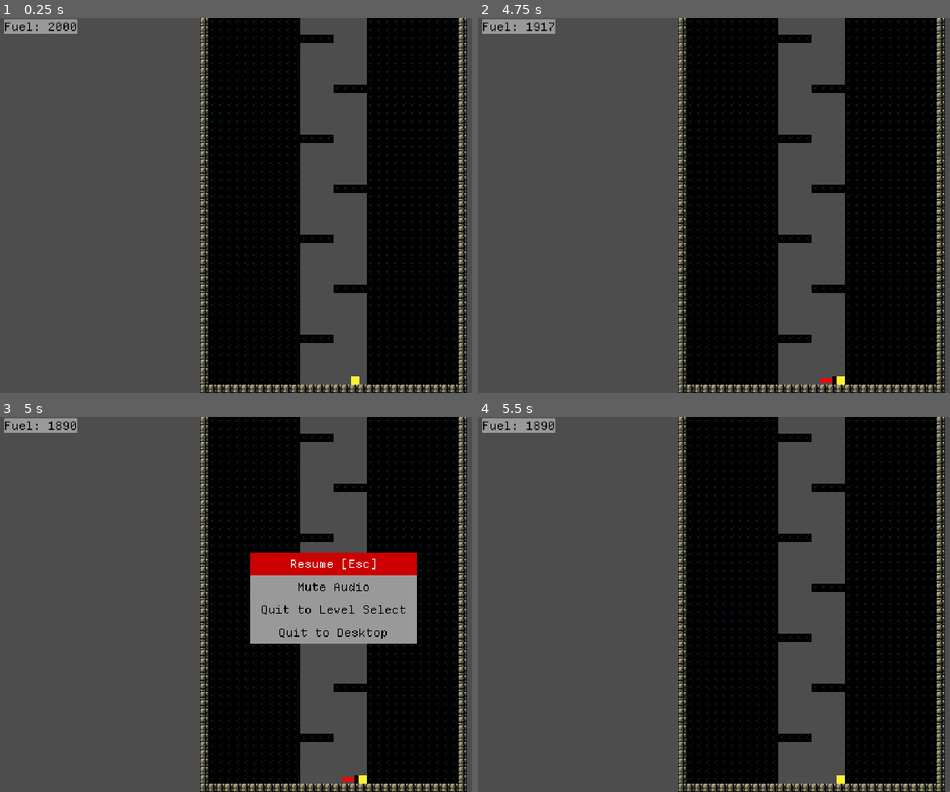
Above: before the commit, frames 1-4 (two rows, left to right).
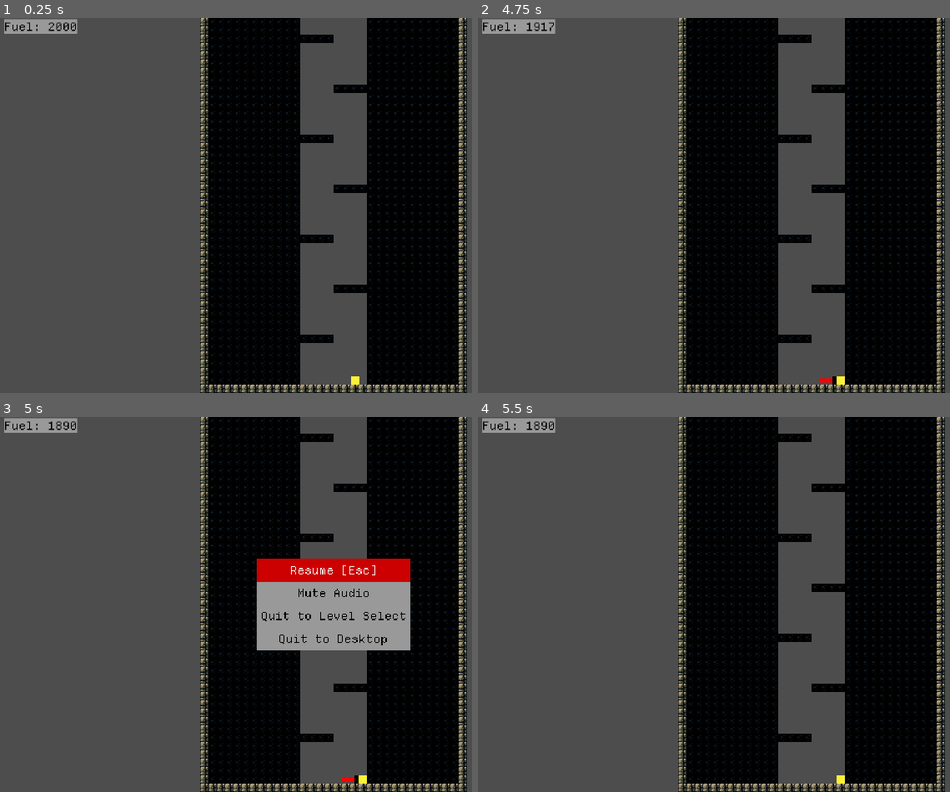
Above: after the commit, the same moments.

Repository: OSGH-web/balloon-movement-demo
Game: Godot game, scene res://levels/level-ben-1-1-tunnel.tscn
Two runs of this game, one before a commit and one after it. Both use one fixed random seed, a clock stepped at 60 frames per second and the inputs below. This scene is started directly instead of the project's main scene.
Inputs:
- Up to frame 1 (0.25 s): no input
- Up to frame 2 (4.75 s): tap Enter at 0.5 s; hold Right (ui_right) 0.53-2.03 s; tap Up (ui_up) at 0.77, 1.52, 3.02, 3.77, 4.52 s; tap R (reset) at 1.25, 2, 2.75, 3.5, 4.15, 4.25 s; hold Left (ui_left) 2.03-2.78 s; hold Right (ui_right) 2.78-4.28 s; hold Left (ui_left) from 4.28 s (still down)
- Up to frame 3 (5 s): keep holding Left (ui_left); tap Escape at 4.9 s
- Up to frame 4 (5.5 s): release Left (ui_left) at 5 s; click "Resume [Esc]" at 5 s

Frames 1-2 are identical in both runs. In frame 3, 3.3% of the frame differs, in the area x 53-89%, y 36-63%; in frame 4, nothing differs.

Commit message:
better pause menu centering

Diff:
--- a/scenes/UI/pause_menu.tscn
+++ b/scenes/UI/pause_menu.tscn
@@ -1,9 +1,11 @@
-[gd_scene load_steps=5 format=3 uid="uid://b3h1d6irllu2r"]
+[gd_scene load_steps=6 format=3 uid="uid://b3h1d6irllu2r"]
 
-[ext_resource type="Script" uid="uid://d3l05ng1mhcdy" path="res://scripts/pause_menu.gd" id="1_n87rw"]
+[ext_resource type="Script" uid="uid://d3l05ng1mhcdy" path="res://scripts/UI/pause_menu.gd" id="1_n87rw"]
 [ext_resource type="StyleBox" uid="uid://002qwq5rvs87" path="res://assets/themes/ui-background-style.tres" id="2_5d2l8"]
 [ext_resource type="Theme" uid="uid://bcn6jcu02pjx0" path="res://assets/themes/standard_font_theme.theme" id="2_myx47"]
 [ext_resource type="StyleBox" uid="uid://cn1chxlsybisf" path="res://assets/styles/button_focus.tres" id="5_7l7mv"]
+
+[sub_resource type="Theme" id="Theme_feath"]
 
 [node name="Pause Menu" type="CanvasLayer"]
 process_mode = 3
@@ -11,29 +13,28 @@
 visible = false
 script = ExtResource("1_n87rw")
 
-[node name="PanelContainer" type="PanelContainer" parent="."]
+[node name="CenterContainer" type="CenterContainer" parent="."]
 process_mode = 2
-anchors_preset = 8
-anchor_left = 0.5
-anchor_top = 0.5
-anchor_right = 0.5
-anchor_bottom = 0.5
-offset_left = -80.0
-offset_top = -60.0
-offset_right = 80.0
-offset_bottom = 28.0
+anchors_preset = 15
+anchor_right = 1.0
+anchor_bottom = 1.0
+offset_right = -1280.0
+offset_bottom = -720.0
 grow_horizontal = 2
 grow_vertical = 2
 scale = Vector2(3, 3)
-pivot_offset = Vector2(80, 45)
+
+[node name="PanelContainer" type="PanelContainer" parent="CenterContainer"]
+layout_mode = 2
 theme_override_styles/panel = ExtResource("2_5d2l8")
 
-[node name="VBoxContainer" type="VBoxContainer" parent="PanelContainer"]
+[node name="VBoxContainer" type="VBoxContainer" parent="CenterContainer/PanelContainer"]
 layout_mode = 2
+theme = SubResource("Theme_feath")
 theme_override_constants/separation = 0
 alignment = 1
 
-[node name="ResumeButton" type="Button" parent="PanelContainer/VBoxContainer"]
+[node name="ResumeButton" type="Button" parent="CenterContainer/PanelContainer/VBoxContainer"]
 unique_name_in_owner = true
 layout_mode = 2
 size_flags_horizontal = 3
@@ -45,7 +46,7 @@
 text = "Resume [Esc]"
 flat = true
 
-[node name="MuteAudioButton" type="Button" parent="PanelContainer/VBoxContainer"]
+[node name="MuteAudioButton" type="Button" parent="CenterContainer/PanelContainer/VBoxContainer"]
 unique_name_in_owner = true
 layout_mode = 2
 theme = ExtResource("2_myx47")
@@ -54,7 +55,7 @@
 text = "Mute Audio"
 flat = true
 
-[node name="LevelSelectButton" type="Button" parent="PanelContainer/VBoxContainer"]
+[node name="LevelSelectButton" type="Button" parent="CenterContainer/PanelContainer/VBoxContainer"]
 layout_mode = 2
 theme = ExtResource("2_myx47")
 theme_override_colors/font_color = Color(0, 0, 0, 1)
@@ -62,7 +63,7 @@
 text = "Quit to Level Select"
 flat = true
 
-[node name="QuitButton" type="Button" parent="PanelContainer/VBoxContainer"]
+[node name="QuitButton" type="Button" parent="CenterContainer/PanelContainer/VBoxContainer"]
 layout_mode = 2
 focus_neighbor_bottom = NodePath("../ResumeButton")
 focus_next = NodePath("../ResumeButton")
@@ -72,7 +73,7 @@
 text = "Quit to Desktop"
 flat = true
 
-[connection signal="pressed" from="PanelContainer/VBoxContainer/ResumeButton" to="." method="_on_resume_button_pressed"]
-[connection signal="pressed" from="PanelContainer/VBoxContainer/MuteAudioButton" to="." method="_on_mute_audio_button_pressed"]
-[connection signal="pressed" from="PanelContainer/VBoxContainer/LevelSelectButton" to="." method="_on_level_select_button_pressed"]
-[connection signal="pressed" from="PanelContainer/VBoxContainer/QuitButton" to="." method="_on_quit_button_pressed"]
+[connection signal="pressed" from="CenterContainer/PanelContainer/VBoxContainer/ResumeButton" to="." method="_on_resume_button_pressed"]
+[connection signal="pressed" from="CenterContainer/PanelContainer/VBoxContainer/MuteAudioButton" to="." method="_on_mute_audio_button_pressed"]
+[connection signal="pressed" from="CenterContainer/PanelContainer/VBoxContainer/LevelSelectButton" to="." method="_on_level_select_button_pressed"]
+[connection signal="pressed" from="CenterContainer/PanelContainer/VBoxContainer/QuitButton" to="." method="_on_quit_button_pressed"]
